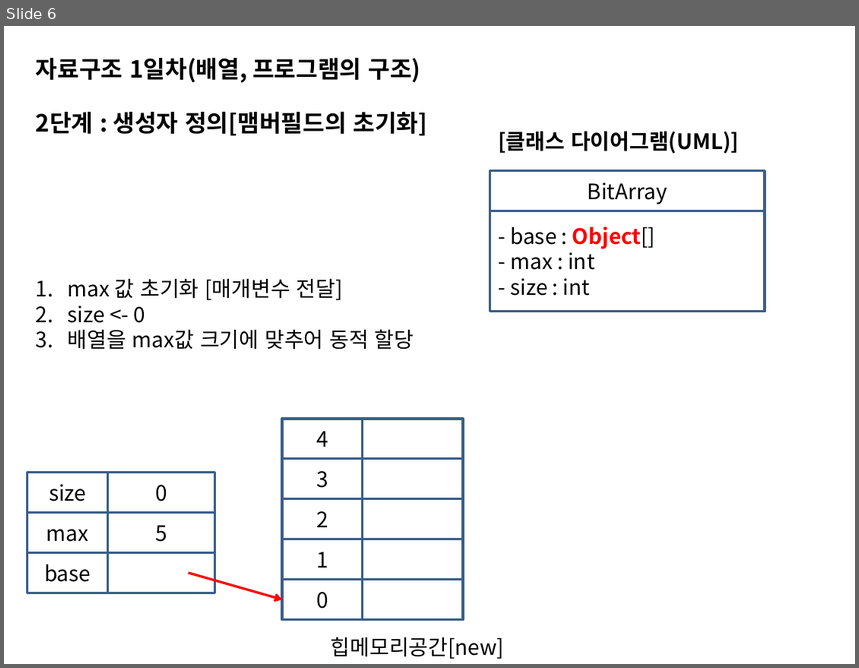
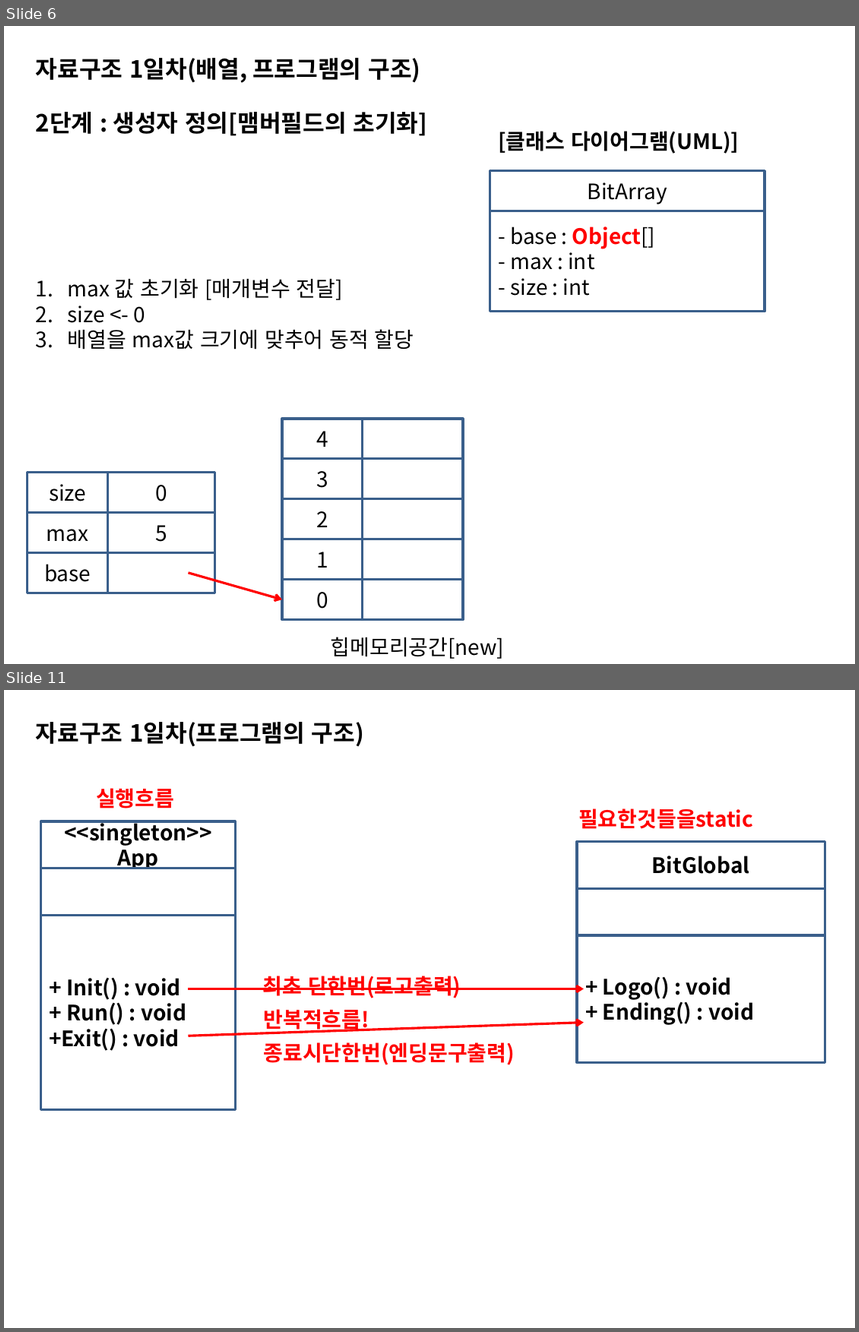
Before and after one commit to sing2song/TILDS, a slide deck: Java자료구조.pptx. Shown one above the other, each under a label of ours: slide 6 before the commit, slides 6 and 11 after it; the slides between them are not shown. The pictures are 859x668 and 859x1332 pixels, drawn with LibreOffice and Linux fonts; fonts in the diff are those of the drawing. Boxes give left, top, right and bottom in pixels: in the first picture for what was removed or moved away, otherwise in the second. Text is boxed around its words. In the diff, an @@ line names an element or a change of style, - is before the commit and + after.

```diff
--- a/Java자료구조.pptx
+++ b/Java자료구조.pptx
@@ slide 11 added at bbox=[4, 690, 855, 1328], background #FFFFFF @@
@@ text added at bbox=[36, 722, 364, 746], 20 pt, text #000000, bold @@
+자료구조 1일차(프로그램의 구조)
@@ text added at bbox=[96, 788, 174, 809], 18 pt, text #FF0000, bold @@
+실행흐름
@@ rectangle added at bbox=[40, 822, 235, 869], fill #FFFFFF, outline #3A5F8C 2 pt, 18 pt, text #000000, bold @@
+<<singleton>>
+App
@@ text added at bbox=[579, 809, 753, 829], 18 pt, text #FF0000, bold @@
+필요한것들을static
@@ rectangle added at bbox=[577, 841, 825, 888], fill #FFFFFF, outline #3A5F8C 2 pt, 18 pt, text #000000, bold @@
+BitGlobal
@@ rectangle added at bbox=[40, 869, 235, 916], fill #FFFFFF, outline #3A5F8C 2 pt @@
@@ rectangle added at bbox=[577, 888, 825, 935], fill #FFFFFF, outline #3A5F8C 2 pt @@
@@ rectangle added at bbox=[40, 916, 235, 1110], fill #FFFFFF, outline #3A5F8C 2 pt, 18 pt, text #000000, bold @@
++ Init() : void
++ Run() : void
++Exit() : void
@@ rectangle added at bbox=[577, 935, 825, 1063], fill #FFFFFF, outline #3A5F8C 2 pt, 18 pt, text #000000, bold @@
++ Logo() : void
++ Ending() : void
@@ text added at bbox=[263, 976, 462, 999], 18 pt, text #FF0000, bold @@
+최초 단한번(로고출력)
@@ arrow added from (189, 989) to (584, 989), #FF0000 2 pt @@
@@ arrow added from (189, 1036) to (584, 1023), #FF0000 2 pt @@
@@ text added at bbox=[264, 1009, 370, 1034], 18 pt, text #FF0000, bold @@
+반복적흐름!
@@ text added at bbox=[264, 1043, 515, 1065], 18 pt, text #FF0000, bold @@
+종료시단한번(엔딩문구출력)
```
Also in this commit, not shown: 4 other slides added, 1 other file.
